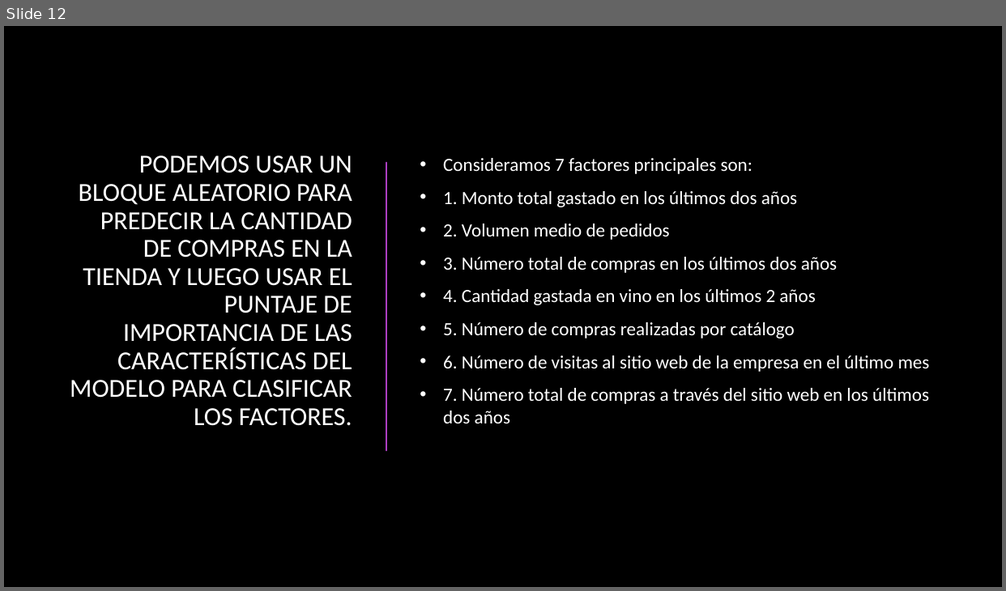
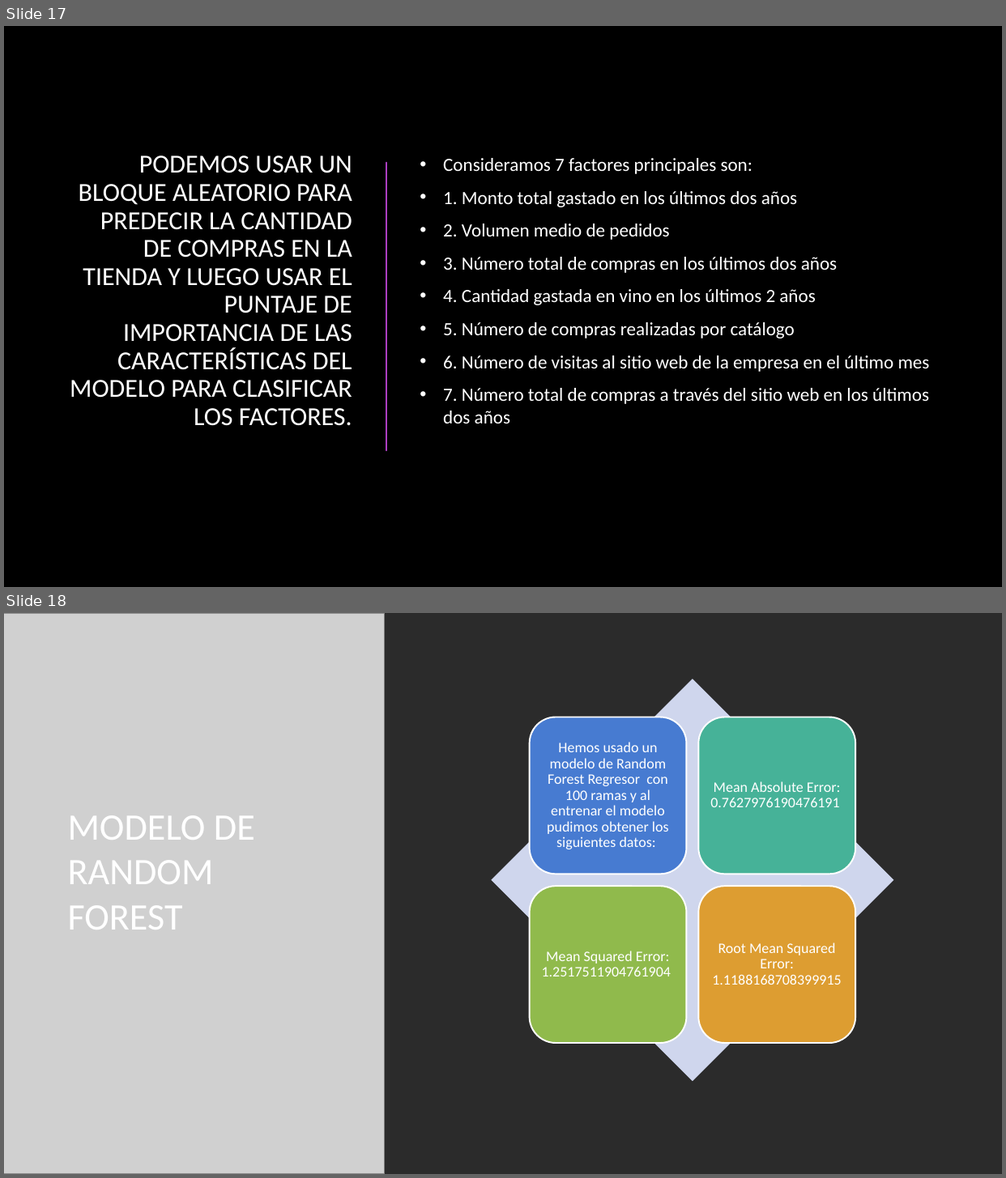
Before and after one commit to lumivalsa/ML-aplicado-MKT-Analytics, a slide deck: Presentación_mkt.pptx. Shown one above the other, each under a label of ours: slide 12 before the commit, slides 17 and 18 after it. The pictures are 1006x591 and 1006x1178 pixels, drawn with LibreOffice and Linux fonts; fonts in the diff are those of the drawing; grey boxes stand for pictures; background and template pictures are left out; a plain dark background stands for a picture behind light text. Boxes give left, top, right and bottom in pixels: in the first picture for what was removed or moved away, otherwise in the second. Text is boxed around its words. In the diff, an @@ line names an element or a change of style, - is before the commit and + after.

```diff
--- a/Presentación_mkt.pptx
+++ b/Presentación_mkt.pptx
@@ slide 18 added at bbox=[4, 613, 1002, 1174], background picture (left out) @@
@@ picture added at bbox=[4, 613, 385, 1174] @@
@@ picture added at bbox=[4, 613, 385, 1174] @@
@@ rectangle added at bbox=[385, 613, 1002, 1174], fill #FFFFFF @@
@@ title added at bbox=[68, 815, 255, 930], 36 pt, text #FFFFFF @@
+MODELO DE RANDOM FOREST
@@ group added at bbox=[492, 679, 894, 1082]: 4 rounded rectangles, 4 texts, 1 diamond @@
+Hemos usado un modelo de Random Forest Regresor con 100 ramas y al entrenar el modelo pudimos obtener los siguientes datos:
+Mean Absolute Error: 0.7627976190476191
+Mean Squared Error: 1.2517511904761904
+Root Mean Squared Error: 1.1188168708399915
@@ what was slide 12 is now slide 17 @@
```
Also in this commit, not shown: 5 other slides added.
